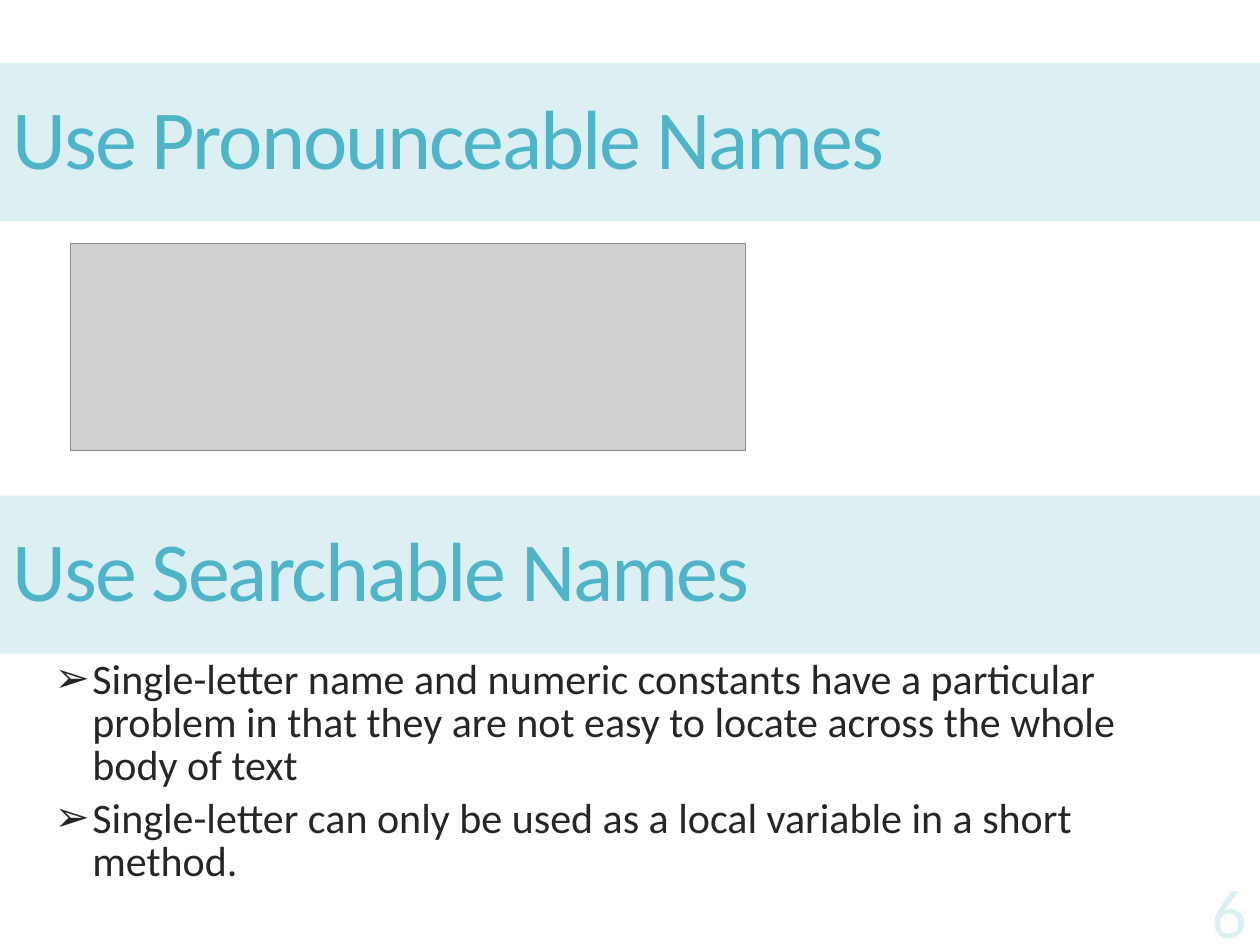
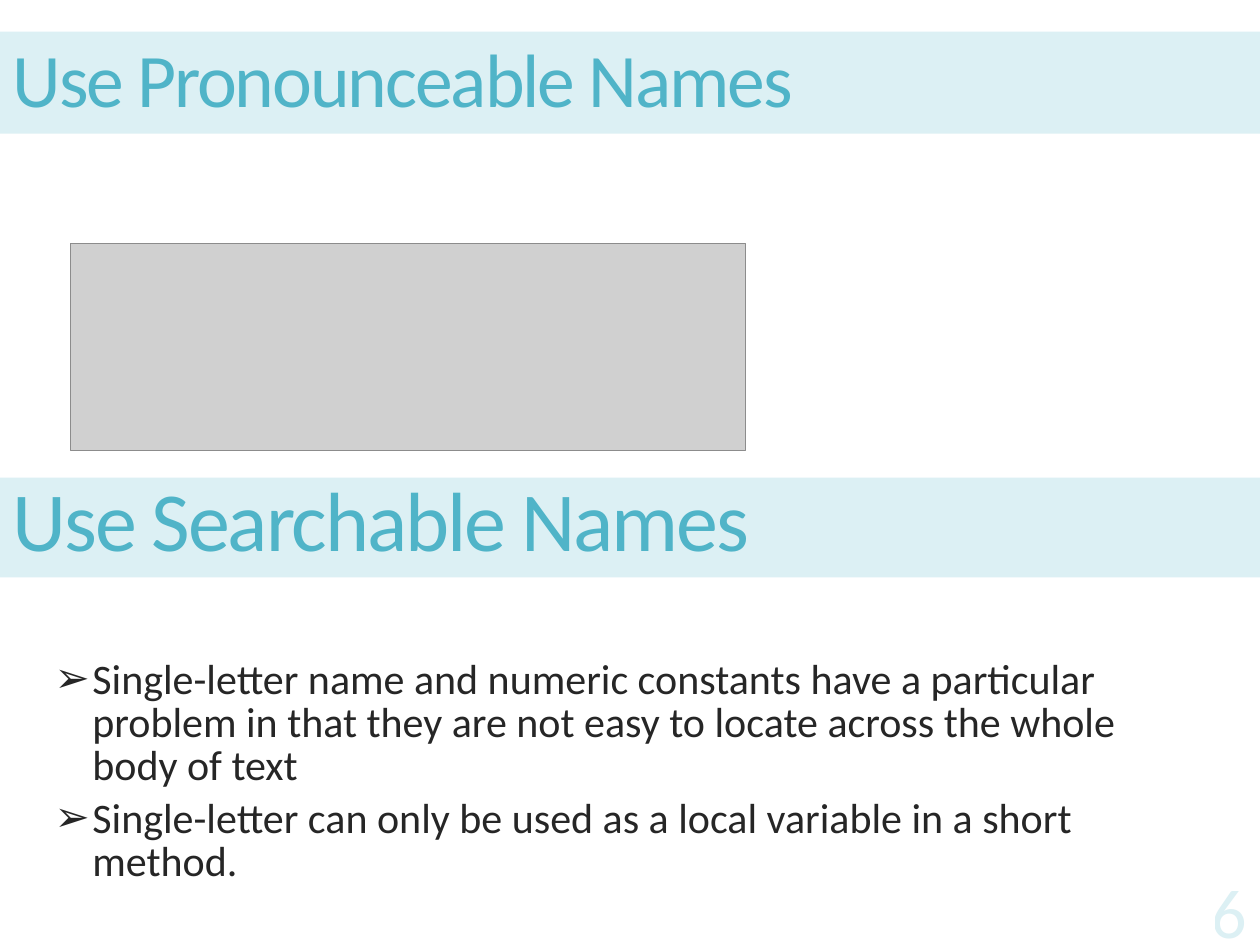
Before and after one commit to Monkey-D-Kid/CleanCode, a slide deck: slide 6 of CleanCode.pptx. Drawn at 1260x945 pixels with LibreOffice and Linux fonts; fonts in the diff are those of the drawing; grey boxes stand for pictures. Boxes give left, top, right and bottom in pixels: in the first picture for what was removed or moved away, otherwise in the second. Text is boxed around its words. In the diff, an @@ line names an element or a change of style, - is before the commit and + after.

```diff
--- a/CleanCode.pptx
+++ b/CleanCode.pptx
@@ title "Use Pronounceable Names": place and size @@
-title "Use Pronounceable Names" at [0, 63, 1260, 222]
+title "Use Pronounceable Names" at [0, 32, 1260, 134]
@@ title "Use Pronounceable Names" at [0, 32, 1260, 134]: size 48 to 43.2 pt @@
@@ rectangle "Use Searchable Names": place and size @@
-rectangle "Use Searchable Names" at [0, 495, 1260, 654]
+rectangle "Use Searchable Names" at [0, 478, 1260, 577]
@@ rectangle "Use Searchable Names" at [0, 478, 1260, 577]: line spacing 0.9 to 0.8 @@
```
Also in this commit, not shown: 8 other slides changed, 19 slides added, 1 other file.
